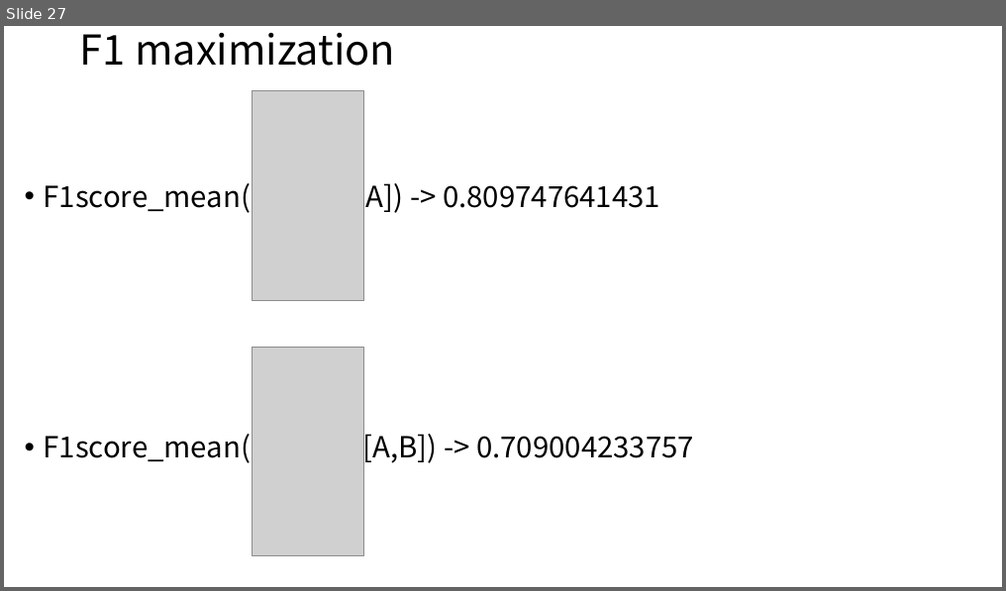
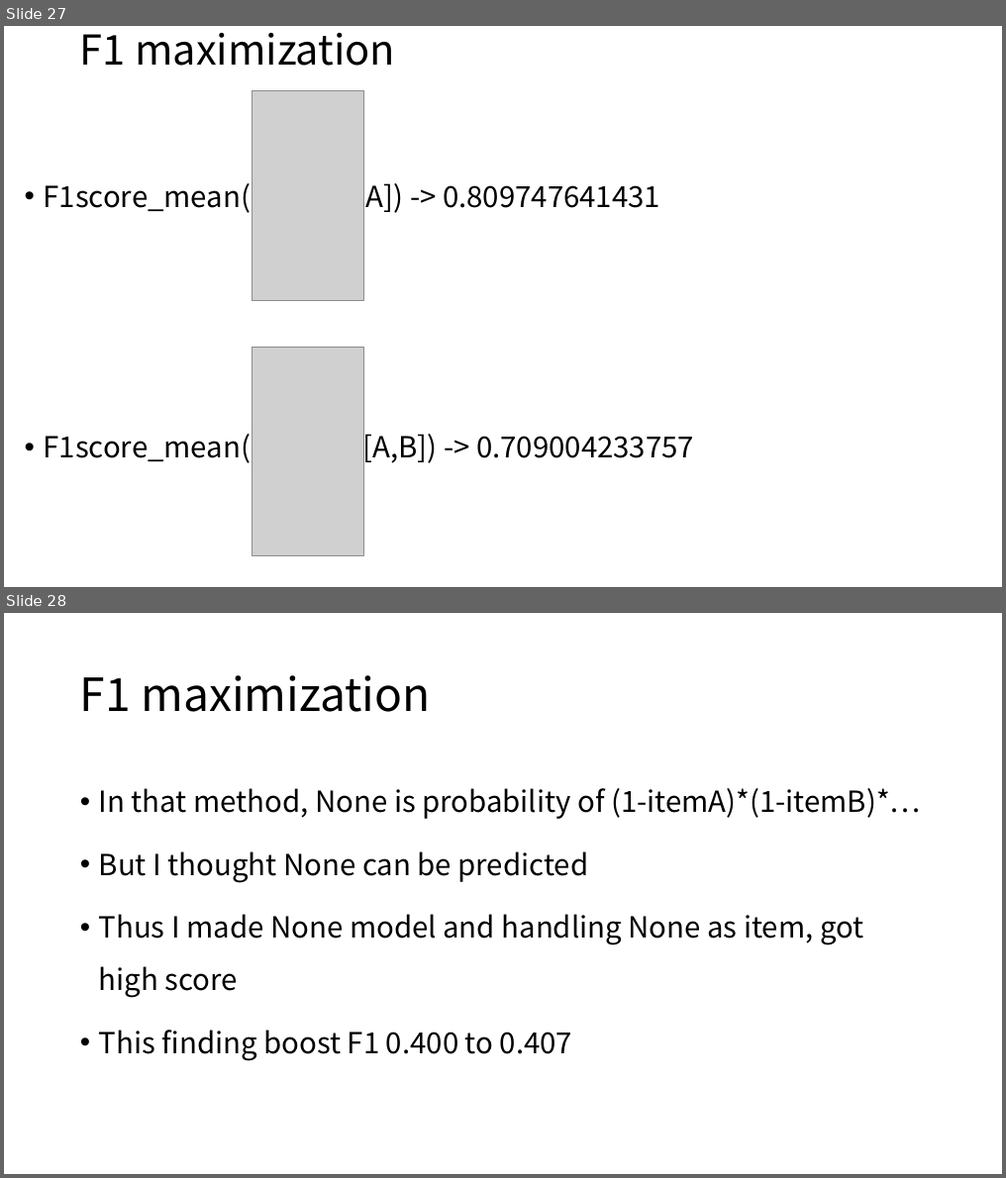
Before and after one commit to KazukiOnodera/Instacart, a slide deck: Instacart 2nd Place Solution.pptx. Shown one above the other, each under a label of ours: slide 27 before the commit, slides 27 and 28 after it. The pictures are 1006x591 and 1006x1178 pixels, drawn with LibreOffice and Linux fonts; fonts in the diff are those of the drawing; grey boxes stand for pictures. Boxes give left, top, right and bottom in pixels: in the first picture for what was removed or moved away, otherwise in the second. Text is boxed around its words. In the diff, an @@ line names an element or a change of style, - is before the commit and + after.

```diff
--- a/Instacart 2nd Place Solution.pptx
+++ b/Instacart 2nd Place Solution.pptx
@@ slide 28 added at (x1=4, y1=613, x2=1002, y2=1174), background #FFFFFF @@
@@ title added at (x1=80, y1=675, x2=430, y2=712), 44 pt, text #000000 @@
+F1 maximization
@@ text added at (x1=99, y1=788, x2=921, y2=1061), 28 pt, text #000000 @@
+• In that method, None is probability of (1-itemA)*(1-itemB)*…
+• But I thought None can be predicted
+• Thus I made None model and handling None as item, got high score
+• This finding boost F1 0.400 to 0.407
```
Also in this commit, not shown: 4 slides changed, 1 other slide added, 1 slide removed.
